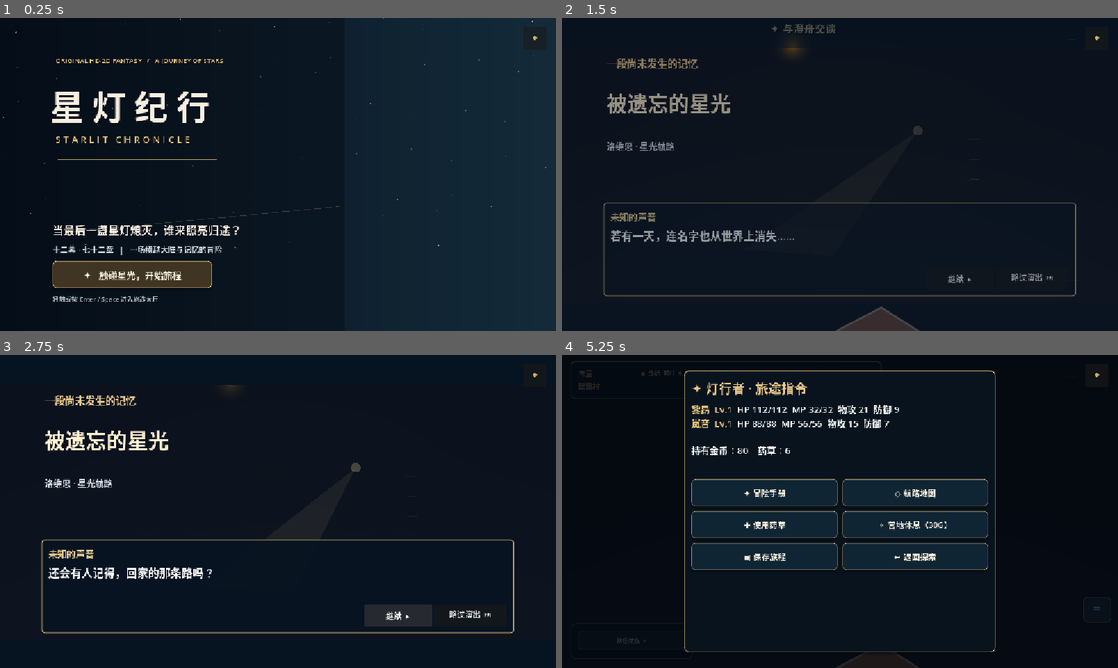
Above: before the commit, frames 1-4 (two rows, left to right).
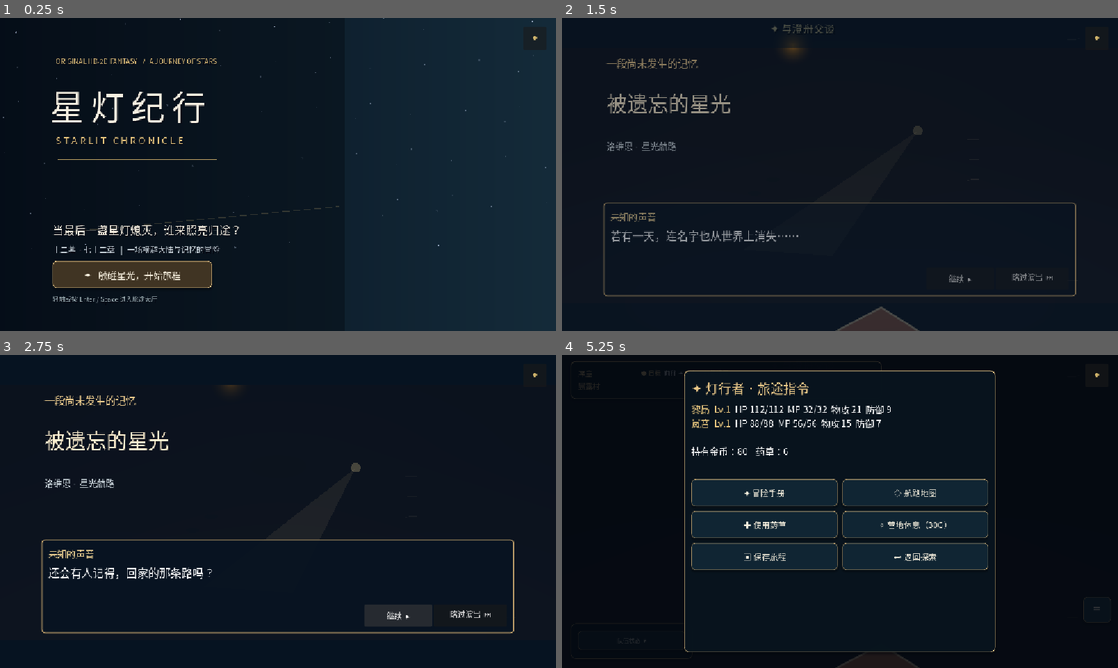
Above: after the commit, the same moments.

Repository: chenyu9512/StarlitChronicle-HD2D
Game: Godot game, scene res://scenes/first_act.tscn
The game is run twice, just before and just after one commit, with the same random seed, the same clock (stepped at 60 frames per second) and the same inputs.
Inputs:
- Up to frame 1 (0.25 s): no input
- Up to frame 2 (1.5 s): click "✦ 触碰星光，开始旅程" at 0.5 s; click "开启新篇 · NEW GAME" at 1.25 s
- Up to frame 3 (2.75 s): click "继续 ▸" at 2 s
- Up to frame 4 (5.25 s): click "略过演出 ⏭" at 2.75 s; click "队伍状态 ▾" at 3.5 s; click "队伍状态 ▴" at 4.25 s; click "☰" at 5 s

The runs differ from the first frame. In frame 1, 2.9% of the frame differs, in the area x 9-43%, y 12-92%; in frame 2, 1.4%; in frame 3, 1.6%; in frame 4, 2.5%.

Commit message:
fix(ios): add CJK system font fallback for UI and battle HUD

Diff:
--- /dev/null
+++ b/assets/fonts/chinese_system_font.tres
@@ -0,0 +1,5 @@
+[gd_resource type="SystemFont" format=3]
+
+[resource]
+font_names = PackedStringArray("PingFang SC", "PingFang TC", "Heiti SC", "Hiragino Sans GB", "Noto Sans CJK SC", "Noto Sans SC", "Microsoft YaHei", "WenQuanYi Micro Hei", "sans-serif")
+allow_system_fallback = true
--- a/project.godot
+++ b/project.godot
@@ -12,6 +12,7 @@
 config/icon="res://assets/art/runtime/global_factory_v3/props/region_coast_lantern.png"
 
 [autoload]
+FontSetup="*res://scripts/font_setup.gd"
 State="*res://scripts/game_state.gd"
 
 [display]
@@ -22,6 +23,9 @@
 window/stretch/mode="canvas_items"
 window/stretch/aspect="expand"
 window/handheld/orientation=4
+
+[gui]
+theme/custom_font="res://assets/fonts/chinese_system_font.tres"
 
 [rendering]
 ; Apple iOS export requires ETC2/ASTC imported. Without this, Godot 4.7
--- a/scripts/battle_hud.gd
+++ b/scripts/battle_hud.gd
@@ -86,7 +86,7 @@
         queue_redraw()
 
 func _font() -> Font:
-    return ThemeDB.fallback_font
+    return get_theme_default_font()
 
 func _bar(rect: Rect2, fraction: float, value: float, total: int, accent: Color) -> void:
     draw_rect(Rect2(rect.position-Vector2(2,2),rect.size+Vector2(4,4)), CVisual.RIM)
--- /dev/null
+++ b/scripts/font_setup.gd
@@ -0,0 +1,9 @@
+extends Node
+## Shared CJK fallback for programmatically drawn text (draw_string).
+## The project default GUI font uses the same SystemFont resource.
+## System fonts are available on iOS and do not require bundling proprietary fonts.
+
+const CHINESE_FONT: Font = preload("res://assets/fonts/chinese_system_font.tres")
+
+func _enter_tree() -> void:
+    ThemeDB.fallback_font = CHINESE_FONT
